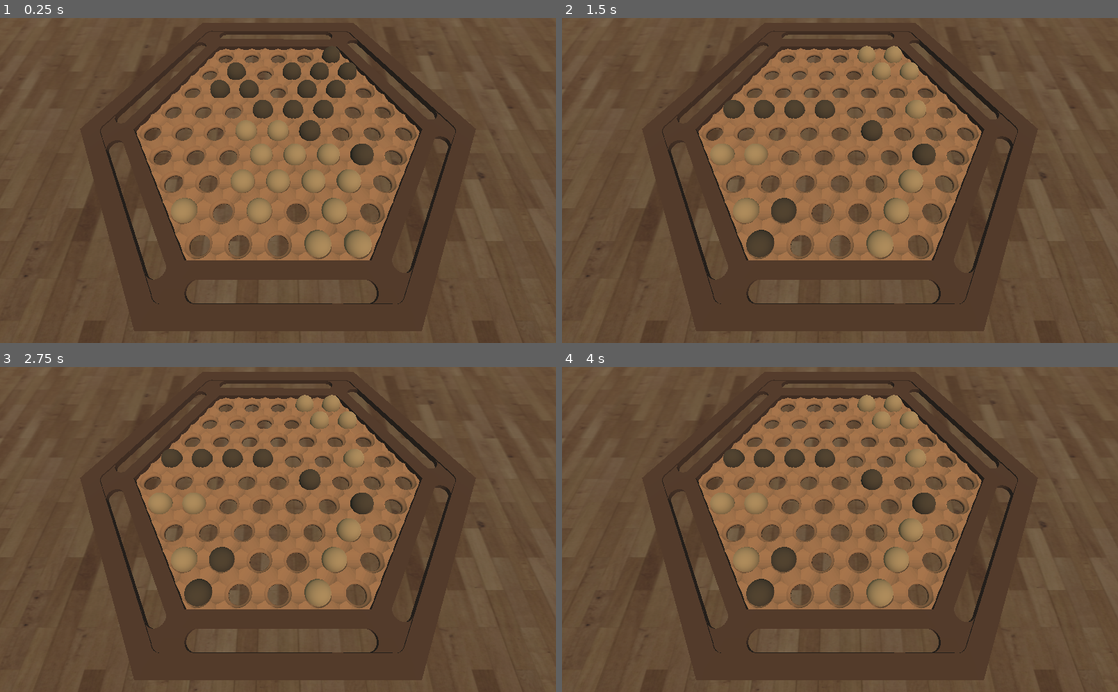
Above: before the commit, frames 1-4 (two rows, left to right).
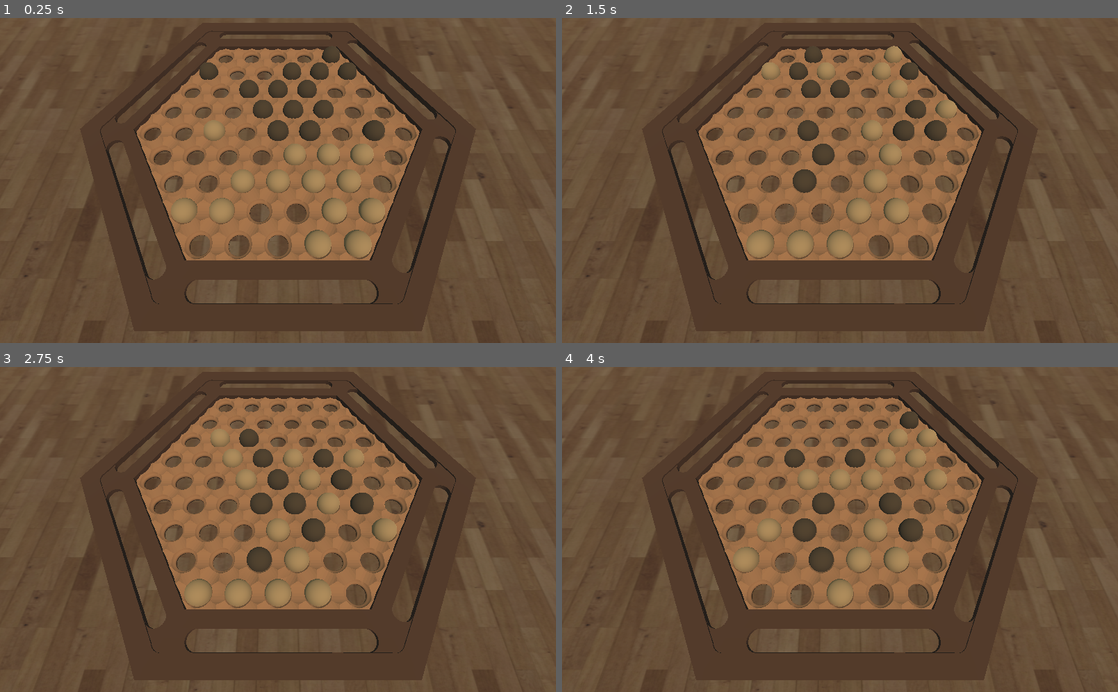
Above: after the commit, the same moments.

Repository: mmrahneshin/AI-Abalone
Game: Godot game, scene res://Scenes/Game.tscn
Two runs of this game, one before a commit and one after it. Both use one fixed random seed, a clock stepped at 60 frames per second and the inputs below.
Inputs:
- Up to frame 1 (0.25 s): no input
- Up to frame 2 (1.5 s): no input
- Up to frame 3 (2.75 s): no input
- Up to frame 4 (4 s): no input

The runs differ from the first frame. In frame 1, 2.3% of the frame differs, in the area x 35-70%, y 13-64%; in frame 2, 5.8%, in the area x 26-71%, y 8-74%; in frame 3, 5.5%; in frame 4, 5.0%.

Commit message:
transposition and use comfortable weight

Diff:
--- a/Scripts/Visualizer.gd
+++ b/Scripts/Visualizer.gd
@@ -9,20 +9,20 @@
 var circle2 = [13,14,15,23,32,40,47,46,45,37,28,20]
 var circle3 = [6,7,8,9,16,24,33,41,48,54,53,52,51,44,36,27,19,12]
 var circle4 = [0,1,2,3,4,10,17,25,34,42,49,55,60,59,58,57,56,50,43,35,26,18,11,5]
-var weight = [-110,100,5,1000]
+var weight = [-1000,100,5,1000]
 var state
 var turn
-#var transposition = []
+var transposition = []
 
 func _ready():
 	draw_complete_board(BoardManager.current_board)
 	var first_board = BoardManager.current_board
 	state = State.new(first_board, 0,0)
-	turn = 2
+	turn = 1
 
 func _process(delta):
 
-#	transposition.append(state.board)
+	transposition.append(state.board)
 
 #	minimax function -------------------------
 	state = minimax_depth_limit(state, 2, turn)
@@ -86,14 +86,14 @@
 		if board[index] == piece:
 			indexes.append(index)
 	return indexes
-#
-#func filter(moves):
-#	var filtered = []
-#	for move in moves:
-#		if transposition.has(move.board):
-#			continue
-#		filtered.append(move)
-#	return filtered
+
+func filter(moves):
+	var filtered = []
+	for move in moves:
+		if transposition.has(move.board):
+			continue
+		filtered.append(move)
+	return filtered
 
 func minimax_depth_limit(state, depth, number):
 	var next_state
@@ -108,8 +108,8 @@
 	var max_value = -99999999999
 	var legal_moves
 	legal_moves = Successor.calculate_successor(state,number)
-#	var legal_move_filtered = filter(legal_moves)
-	for move in legal_moves:
+	var legal_move_filtered = filter(legal_moves)
+	for move in legal_move_filtered:
 		var min_state = min_func(move, depth-1, number)
 		var diff = eval(number, min_state.board)
 		if  diff > max_value:
@@ -124,8 +124,8 @@
 	var min_value = 9999999999
 	var legal_moves
 	legal_moves = Successor.calculate_successor(state, 3 - number)
-#	var legal_move_filtered = filter(legal_moves)
-	for move in legal_moves:
+	var legal_move_filtered = filter(legal_moves)
+	for move in legal_move_filtered:
 		var max_state = max_func(move, depth-1, number)
 		var diff = eval(number, max_state.board)
 		if  diff < min_value:
@@ -144,8 +144,8 @@
 
 	var legal_moves
 	legal_moves = Successor.calculate_successor(state,number)
-#	var legal_move_filtered = filter(legal_moves)
-	for move in legal_moves:
+	var legal_move_filtered = filter(legal_moves)
+	for move in legal_move_filtered:
 		var min_state = min_value(move, depth-1, number, alpha, beta)
 		var diff = eval(number, min_state.board)
 		if  diff >= beta:
@@ -162,8 +162,8 @@
 
 	var legal_moves
 	legal_moves = Successor.calculate_successor(state,number)
-#	var legal_move_filtered = filter(legal_moves)
-	for move in legal_moves:
+	var legal_move_filtered = filter(legal_moves)
+	for move in legal_move_filtered:
 		var max_state = max_value(move, depth-1, number, alpha, beta)
 		var diff = eval(number, max_state.board)
 		if  diff <= alpha:
